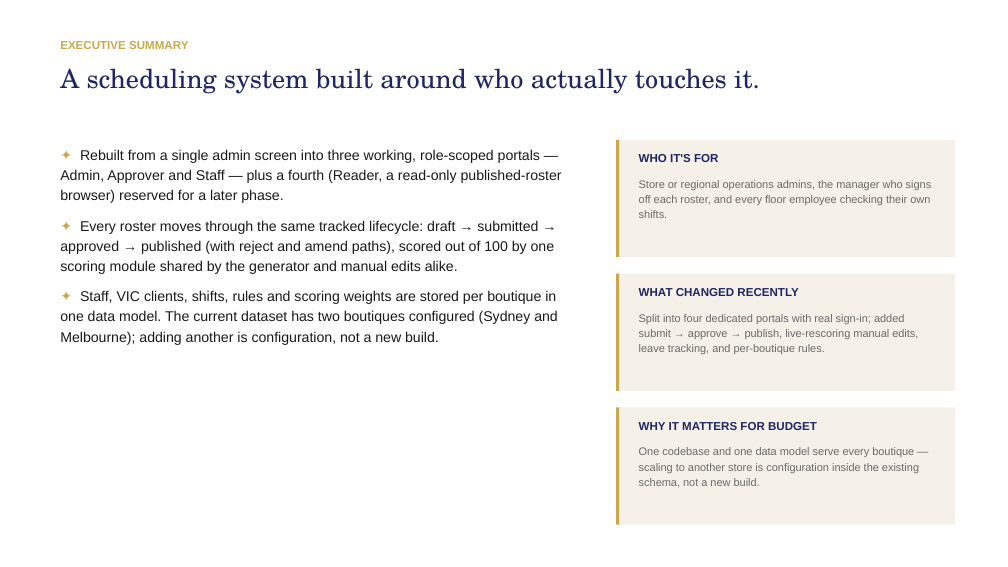
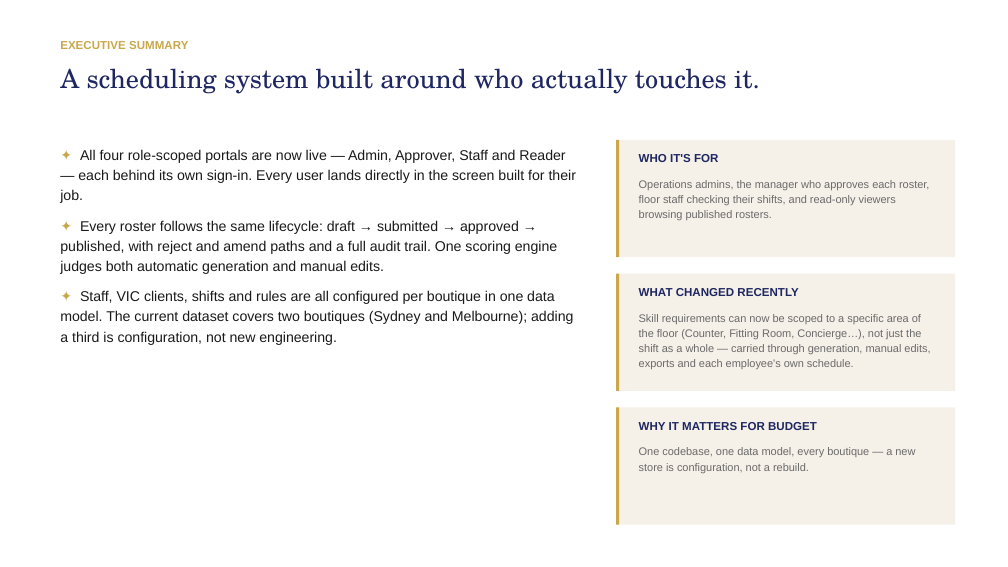
Before and after one commit to ohtiek/roster-app, a slide deck: slide 2 of frontend/dist/introduction/product-overview.pptx. Drawn at 1008x567 pixels with LibreOffice and Linux fonts; fonts in the diff are those of the drawing. Boxes give left, top, right and bottom in pixels: in the first picture for what was removed or moved away, otherwise in the second. Text is boxed around its words. In the diff, an @@ line names an element or a change of style, - is before the commit and + after.

```diff
--- a/frontend/dist/introduction/product-overview.pptx
+++ b/frontend/dist/introduction/product-overview.pptx
@@ text at <box>60,149,576,345</box>: text changed @@
-✦ Rebuilt from a single admin screen into three working, role-scoped portals — Admin, Approver and Staff — plus a fourth (Reader, a read-only published-roster browser) reserved for a later phase.
-✦ Every roster moves through the same tracked lifecycle: draft → submitted → approved → published (with reject and amend paths), scored out of 100 by one scoring module shared by the generator and manual edits alike.
-✦ Staff, VIC clients, shifts, rules and scoring weights are stored per boutique in one data model. The current dataset has two boutiques configured (Sydney and Melbourne); adding another is configuration, not a new build.
+✦ All four role-scoped portals are now live — Admin, Approver, Staff and Reader — each behind its own sign-in. Every user lands directly in the screen built for their job.
+✦ Every roster follows the same lifecycle: draft → submitted → approved → published, with reject and amend paths and a full audit trail. One scoring engine judges both automatic generation and manual edits.
+✦ Staff, VIC clients, shifts and rules are all configured per boutique in one data model. The current dataset covers two boutiques (Sydney and Melbourne); adding a third is configuration, not new engineering.
@@ text at <box>639,180,929,220</box>: text changed @@
-Store or regional operations admins, the manager who signs off each roster, and every floor employee checking their own shifts.
+Operations admins, the manager who approves each roster, floor staff checking their shifts, and read-only viewers browsing published rosters.
@@ text at <box>639,314,930,369</box>: text changed @@
-Split into four dedicated portals with real sign-in; added submit → approve → publish, live-rescoring manual edits, leave tracking, and per-boutique rules.
+Skill requirements can now be scoped to a specific area of the floor (Counter, Fitting Room, Concierge…), not just the shift as a whole — carried through generation, manual edits, exports and each employee's own schedule.
@@ text at <box>639,447,915,473</box>: text changed @@
-One codebase and one data model serve every boutique — scaling to another store is configuration inside the existing schema, not a new build.
+One codebase, one data model, every boutique — a new store is configuration, not a rebuild.
```
Also in this commit, not shown: 4 other slides changed, 2 slides added, 5 other files.
